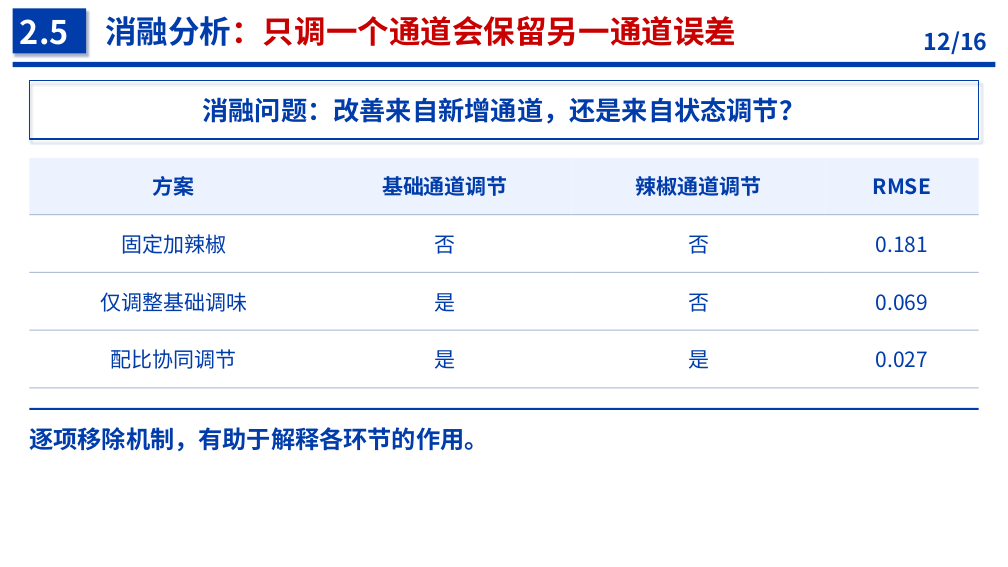
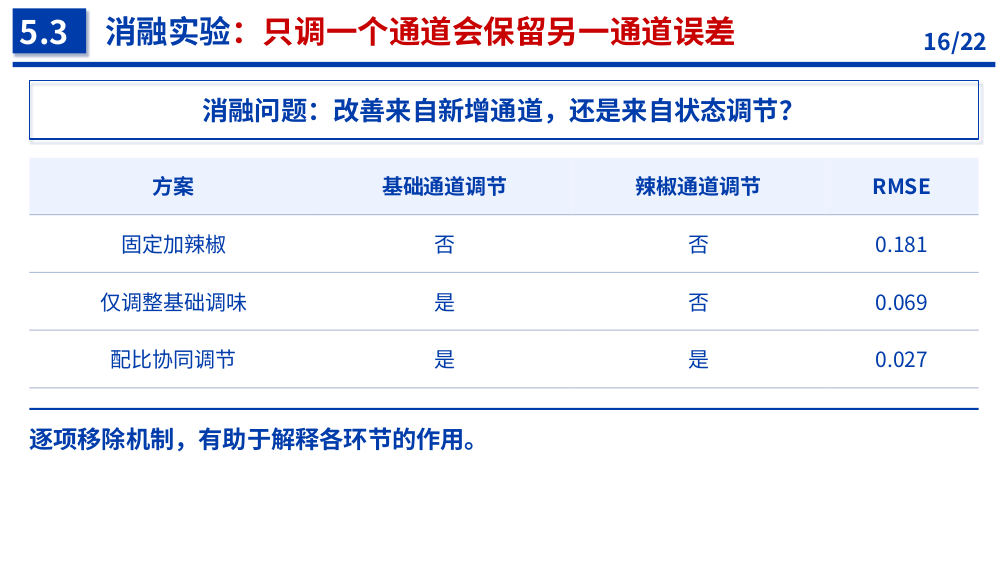
Before and after one commit to PaoShou-China/thesis-defense-slidev, a slide deck: slide 16 of template/examples/tomato/tomato-research.pptx (slide 12 before the commit). Drawn at 1008x567 pixels with LibreOffice and Linux fonts; fonts in the diff are those of the drawing. Boxes give left, top, right and bottom in pixels: in the first picture for what was removed or moved away, otherwise in the second. Text is boxed around its words. In the diff, an @@ line names an element or a change of style, - is before the commit and + after.

```diff
--- a/template/examples/tomato/tomato-research.pptx
+++ b/template/examples/tomato/tomato-research.pptx
@@ text at (20,19,69,45): text changed @@
-2.5
+5.3
@@ text at (105,16,736,46): text changed @@
-消融分析：只调一个通道会保留另一通道误差
+消融实验：只调一个通道会保留另一通道误差
@@ text at (924,31,987,55): text changed @@
-12/16
+16/22
```
Also in this commit, not shown: 11 other slides changed, 8 slides added, 2 slides removed, 44 other files.
